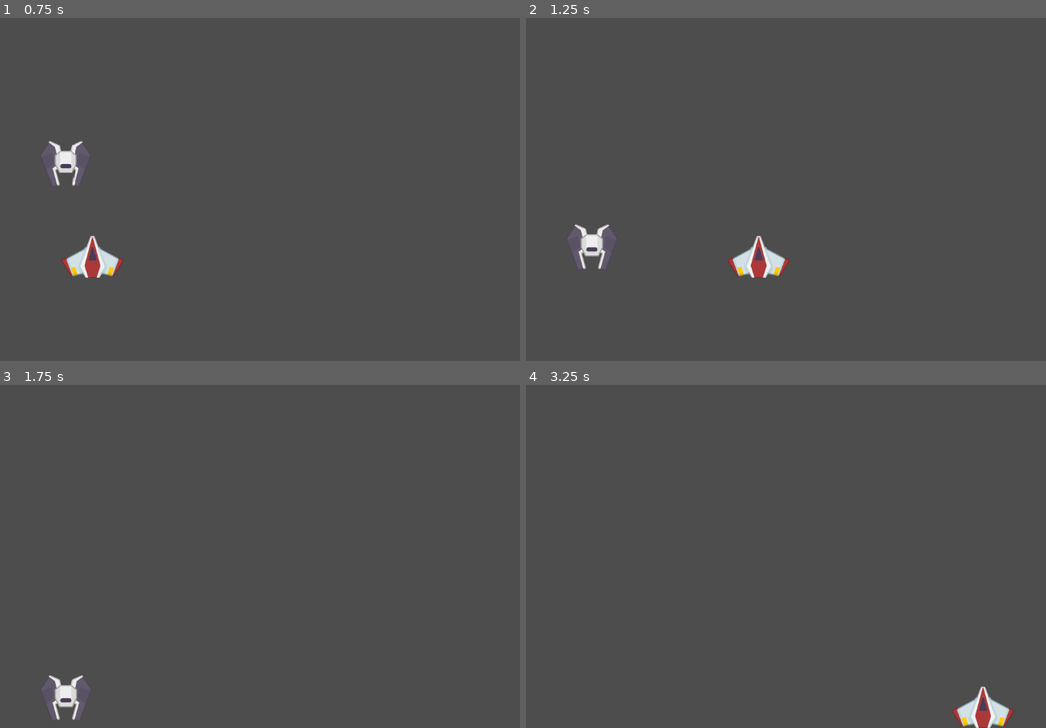
Above: before the commit, frames 1-4 (two rows, left to right).
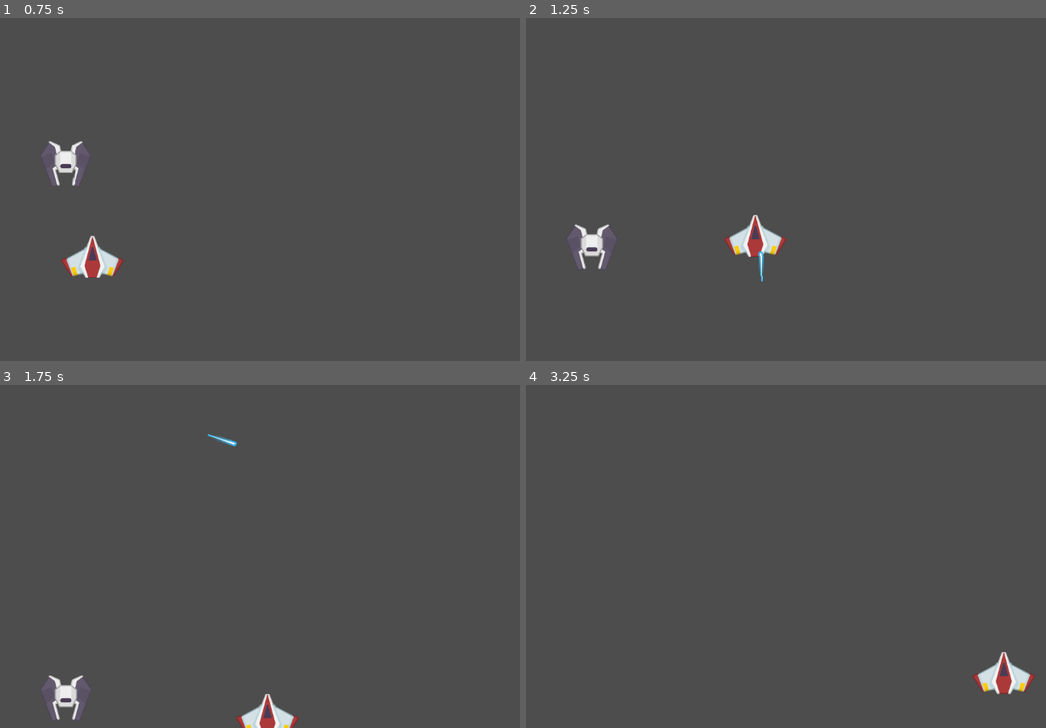
Above: after the commit, the same moments.

Repository: spencersmith24/CS315-Godot-Exercises
Game: Godot game, scene res://Scenes/Main.tscn
Same seed, same stepped clock (60 frames per second), same inputs: the game is played once before the commit and once after it.
Inputs:
- Up to frame 1 (0.75 s): hold Right (right) from 0.53 s (still down); tap Space (shoot, bound only after the commit) at 0.6 s
- Up to frame 2 (1.25 s): keep holding Right (right)
- Up to frame 3 (1.75 s): release Right (right) at 1.28 s; hold Down (down) from 1.28 s (still down); tap Space (shoot, bound only after the commit) at 1.35 s
- Up to frame 4 (3.25 s): release Down (down) at 2.03 s; hold Right (right) 2.03-2.78 s; tap Space (shoot, bound only after the commit) at 2.1, 2.85 s; tap Enter at 2.75 s; hold Up (up) from 2.78 s (still down)

Frame 1 is identical in both runs. In frame 2, 1.4% of the frame differs, in the area x 38-51%, y 57-77%; in frame 3, 0.7%; in frame 4, 1.5%, in the area x 81-98%, y 77-100%.

Commit message:
create bullet script

Diff:
--- /dev/null
+++ b/ShootEmUp/shootemup/Scenes/bullet.gd
@@ -0,0 +1,12 @@
+extends RigidBody2D
+
+const SPEED = 750
+
+# Called when the node enters the scene tree for the first time.
+func _ready():
+	pass # Replace with function body.
+
+
+# Called every frame. 'delta' is the elapsed time since the previous frame.
+func _process(delta):
+	linear_velocity = Vector2.UP.normalized() * SPEED
--- a/ShootEmUp/shootemup/Scenes/bullet.tscn
+++ b/ShootEmUp/shootemup/Scenes/bullet.tscn
@@ -1,11 +1,14 @@
-[gd_scene load_steps=3 format=3 uid="uid://cckenpnu5n1o7"]
+[gd_scene load_steps=4 format=3 uid="uid://cckenpnu5n1o7"]
 
 [ext_resource type="Texture2D" uid="uid://dnsbiwudpgiss" path="res://Assets/laserBlue01.png" id="1_2ui1u"]
+[ext_resource type="Script" path="res://Scenes/bullet.gd" id="1_aib35"]
 
 [sub_resource type="RectangleShape2D" id="RectangleShape2D_qukah"]
 size = Vector2(10, 28)
 
 [node name="Bullet" type="RigidBody2D"]
+gravity_scale = 0.0
+script = ExtResource("1_aib35")
 
 [node name="CollisionShape2D" type="CollisionShape2D" parent="."]
 position = Vector2(0, -14)
--- a/ShootEmUp/shootemup/Scripts/player.gd
+++ b/ShootEmUp/shootemup/Scripts/player.gd
@@ -3,6 +3,14 @@
 @export var bullet_resource: Resource
 
 const SPEED = 500.0
+
+func _process(delta):
+
+	if Input.is_action_just_pressed("shoot"):
+		var bullet = bullet_resource.instantiate()
+		bullet.position = position
+		add_child(bullet)
+
 
 func _physics_process(delta):
 	var ship_direction: Vector2
--- a/ShootEmUp/shootemup/project.godot
+++ b/ShootEmUp/shootemup/project.godot
@@ -37,6 +37,11 @@
 "events": [Object(InputEventKey,"resource_local_to_scene":false,"resource_name":"","device":-1,"window_id":0,"alt_press …(195 unchanged characters)…
 ]
 }
+shoot={
+"deadzone": 0.5,
+"events": [Object(InputEventKey,"resource_local_to_scene":false,"resource_name":"","device":-1,"window_id":0,"alt_pressed":false,"shift_pressed":false,"ctrl_pressed":false,"meta_pressed":false,"pressed":false,"keycode":0,"physical_keycode":32,"key_label":0,"unicode":32,"location":0,"echo":false,"script":null)
+]
+}
 
 [rendering]
 
